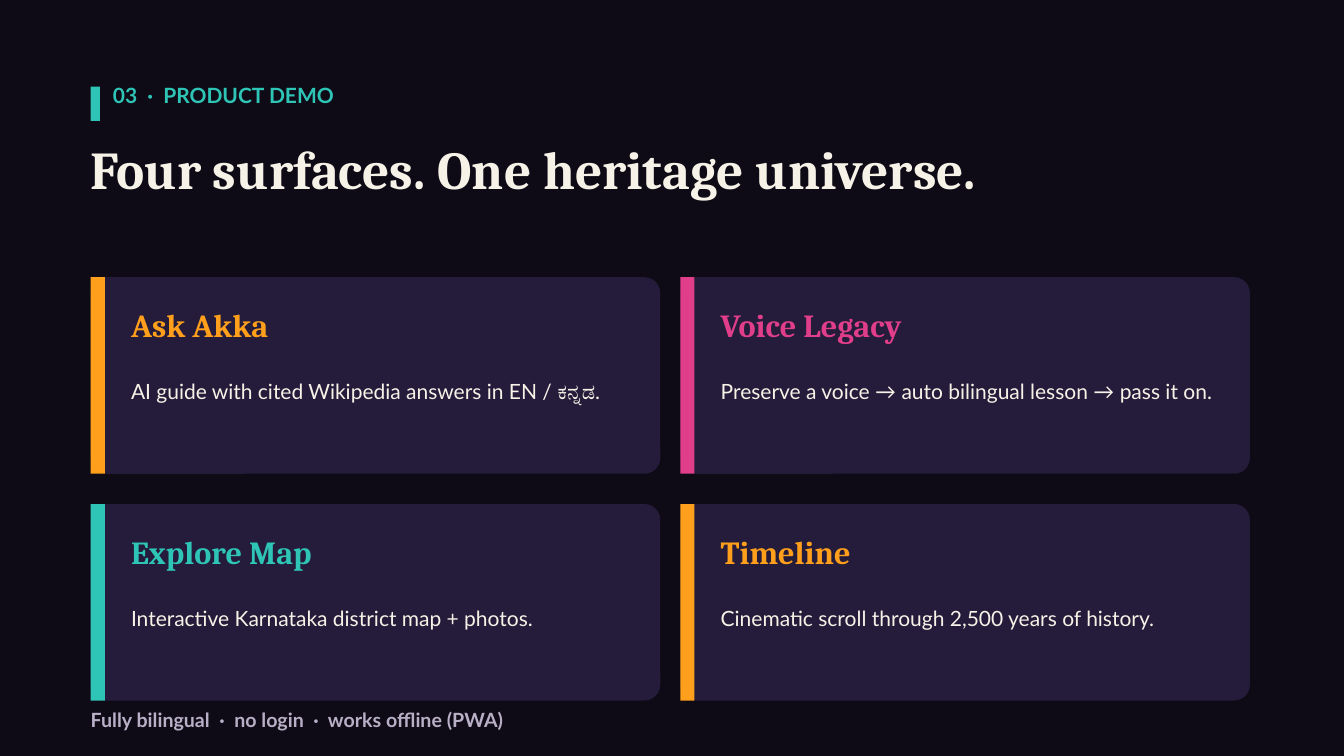
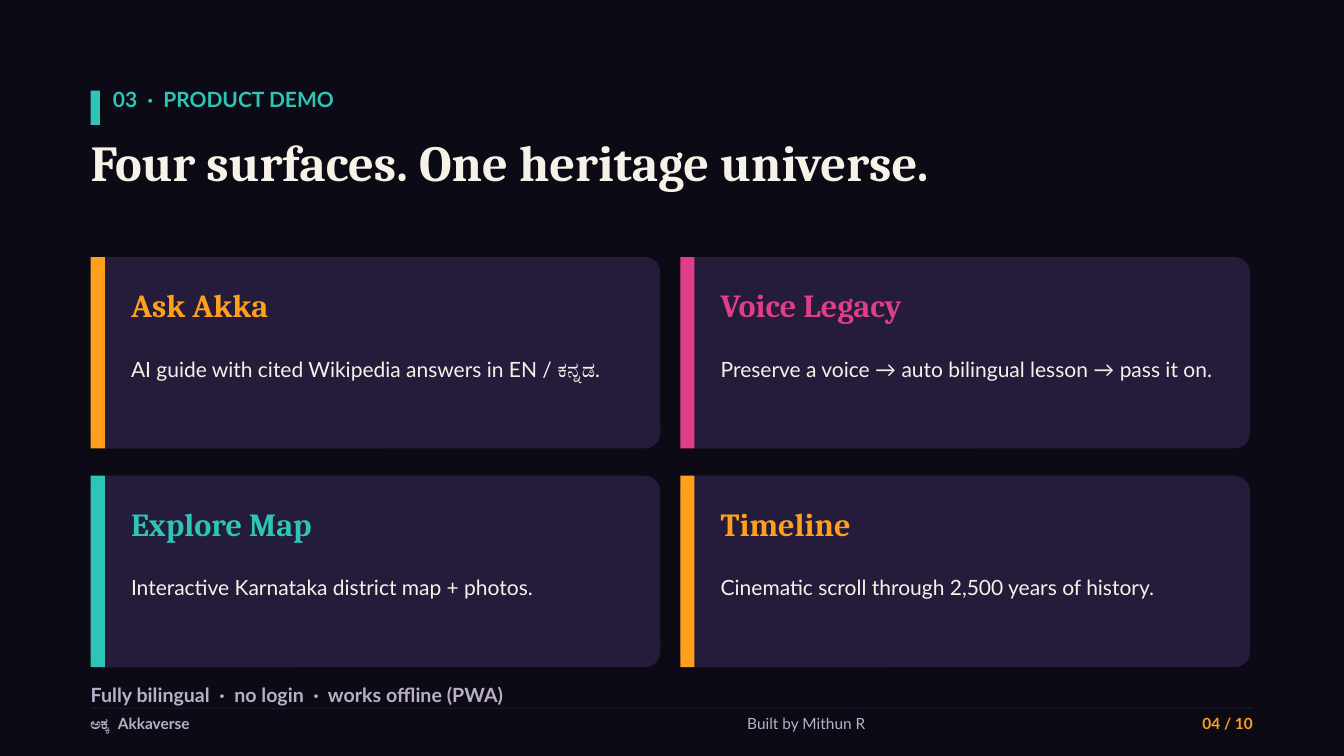
Before and after one commit to Mithuncoding/akkaverse, a slide deck: slide 4 of docs/deck/Akkaverse-Pitch-Deck.pptx. Drawn at 1344x756 pixels with LibreOffice and Linux fonts; fonts in the diff are those of the drawing. Boxes give left, top, right and bottom in pixels: in the first picture for what was removed or moved away, otherwise in the second. Text is boxed around its words. In the diff, an @@ line names an element or a change of style, - is before the commit and + after.

Commit message:
docs: upgrade pitch deck - AKKA emblem, family hero image, 'by Mithun R', footers, links & thank-you close

```diff
--- a/docs/deck/Akkaverse-Pitch-Deck.pptx
+++ b/docs/deck/Akkaverse-Pitch-Deck.pptx
@@ rectangle at (0, 0, 1344, 756): fill #0E0B16 to #0C0A14 @@
@@ text "03 · PRODUCT DEMO": place and size @@
-text "03 · PRODUCT DEMO" at (113, 87, 334, 103)
+text "03 · PRODUCT DEMO" at (113, 91, 334, 107)
@@ rectangle: place and size @@
-rectangle at (91, 87, 100, 121)
+rectangle at (91, 91, 100, 125)
@@ text "Four surfaces. One heritage universe." at (91, 145, 928, 192): size 38 to 36 pt @@
@@ rounded rectangle: place and size @@
-rounded rectangle at (91, 277, 660, 474)
+rounded rectangle at (91, 257, 660, 449)
@@ rectangle: place and size @@
-rectangle at (91, 277, 105, 474)
+rectangle at (91, 257, 105, 449)
@@ rounded rectangle: place and size @@
-rounded rectangle at (681, 277, 1250, 474)
+rounded rectangle at (681, 257, 1250, 449)
@@ rectangle: place and size @@
-rectangle at (681, 277, 695, 474)
+rectangle at (681, 257, 695, 449)
@@ 4 texts: place and size @@
-4 texts at (131, 314, 1212, 406)
+4 texts at (131, 294, 1212, 383)
@@ rounded rectangle: place and size @@
-rounded rectangle at (91, 504, 660, 701)
+rounded rectangle at (91, 476, 660, 667)
@@ rectangle: place and size @@
-rectangle at (91, 504, 105, 701)
+rectangle at (91, 476, 105, 667)
@@ rounded rectangle: place and size @@
-rounded rectangle at (681, 504, 1250, 701)
+rounded rectangle at (681, 476, 1250, 667)
@@ rectangle: place and size @@
-rectangle at (681, 504, 695, 701)
+rectangle at (681, 476, 695, 667)
@@ 4 texts: place and size @@
-4 texts at (131, 541, 1154, 630)
+4 texts at (131, 513, 1154, 599)
@@ text "Fully bilingual · no login ...": place and size @@
-text "Fully bilingual · no login ..." at (91, 712, 503, 731)
+text "Fully bilingual · no login ..." at (91, 687, 503, 706)
@@ rectangle added at (91, 708, 1253, 709), fill #1A142C @@
@@ text added at (91, 717, 190, 733), 11 pt, text #B9B0C8, bold @@
+ಅಕ್ಕ Akkaverse
@@ text added at (747, 717, 866, 732), 11 pt, text #B9B0C8 @@
+Built by Mithun R
@@ text added at (1202, 717, 1253, 729), 11 pt, text #FF9F1C, bold @@
+04 / 10
```
Also in this commit, not shown: 9 other slides changed, 2 other files.
